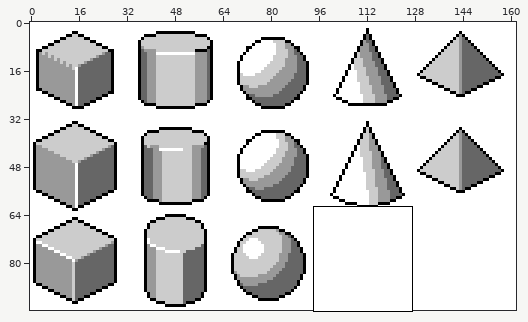
Pixel-art file -- BasicShapes/5shapes7.aseprite. The first picture is a wide view before the edit; the outline marks the close-up.
Close-up. Before the edit:
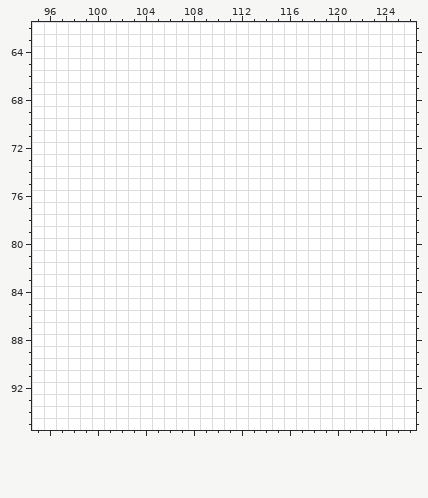
162x96 pixels, 1 frame. Shown: x 95..126, y 62..95.
After:
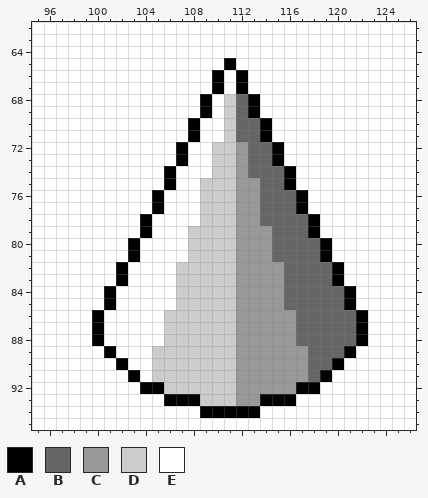
Palette (. is transparent): A #000000  B #666666  C #999999  D #cccccc  E #ffffff
Change:
Changed rows in their new state; - is an unchanged pixel.
Layer "Layer 2":
first column x 100:
65 -----------A-----------
66 ----------A-A----------
67 ----------A-A----------
68 ---------A-DBA---------
69 ---------A-DBA---------
70 --------A--DBBA--------
71 --------A--DBBA--------
72 -------A--DDCBBA-------
73 -------A--DDCBBA-------
74 ------A---DDCBBBA------
75 ------A--DDDCCBBA------
76 -----A---DDDCCBBBA-----
77 -----A---DDDCCBBBA-----
78 ----A----DDDCCBBBBA----
79 ----A---DDDDCCCBBBA----
80 ---A----DDDDCCCBBBBA---
81 ---A----DDDDCCCBBBBA---
82 --A----DDDDDCCCCBBBBA--
83 --A----DDDDDCCCCBBBBA--
84 -A-----DDDDDCCCCBBBBBA-
85 -A-----DDDDDCCCCBBBBBA-
86 A-----DDDDDDCCCCCBBBBBA
87 A-----DDDDDDCCCCCBBBBBA
88 A-----DDDDDDCCCCCBBBBBA
89 -A---DDDDDDDCCCCCCBBBA-
90 --A--DDDDDDDCCCCCCBBA--
91 ---A-DDDDDDDCCCCCCBA---
92 ----AADDDDDDCCCCCAA----
93 ------AAADDDCCAAA------
94 ---------AAAAA---------
